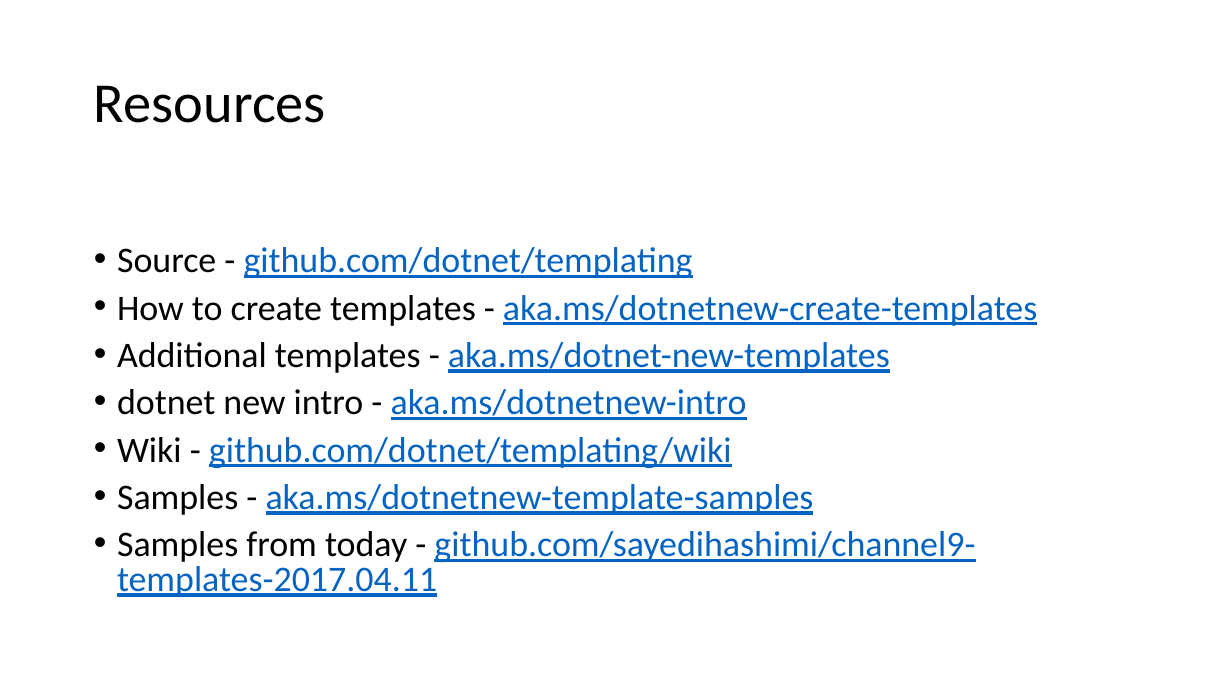
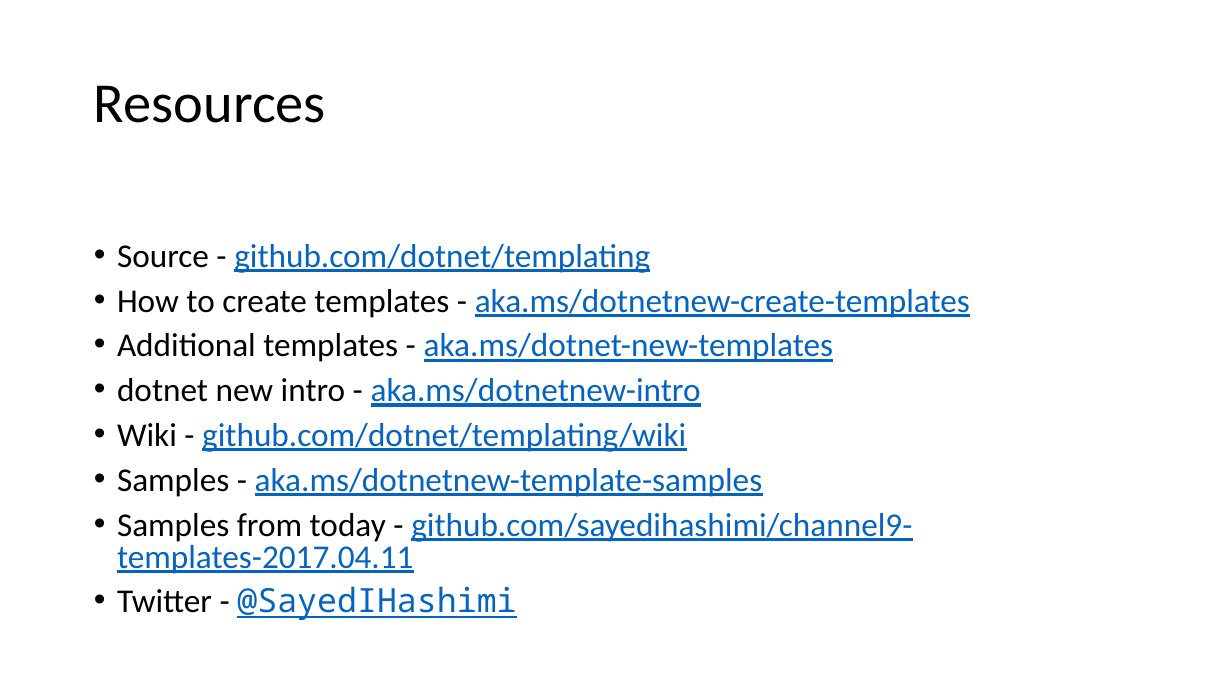
Before and after one commit to sayedihashimi/channel9-templates-2017.04.11, a slide deck: slide 7 of 2017.04.11-templates-channel9.pptx. Drawn at 1232x693 pixels with LibreOffice and Linux fonts; fonts in the diff are those of the drawing. Boxes give left, top, right and bottom in pixels: in the first picture for what was removed or moved away, otherwise in the second. Text is boxed around its words. In the diff, an @@ line names an element or a change of style, - is before the commit and + after.

Commit message:
minor update to pptx

```diff
--- a/2017.04.11-templates-channel9.pptx
+++ b/2017.04.11-templates-channel9.pptx
@@ text at <box>117,244,970,574</box>: size 28 to 25.9 pt @@
@@ text at <box>117,586,516,620</box>: paragraph added @@
+• Twitter - @SayedIHashimi
```
